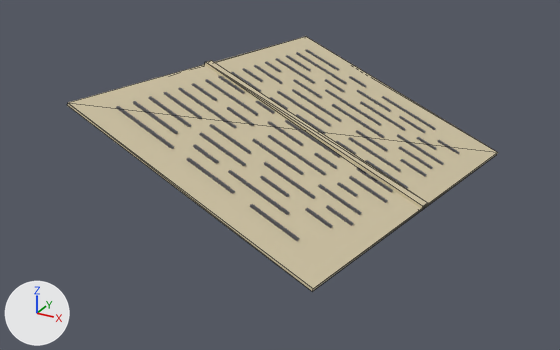
A saved change to the glTF model LIMINAL V13/data/models/lore_slip.glb.
One viewpoint serves both versions: a camera (50 mm lens) standing at (0.129, -0.258, 0.108) and looking at (-0.006, -0.013, -0.014). Arrows for +X, +Y and +Z are at lower left; the lights stay in place. The picture after the commit comes second. Mesh edges are drawn as thin lines on the coarser meshes. Vertices at exactly the same position are counted once.

The scene before the commit, as lines of its bpy script (objects in view):
```python
me_teil0 = bpy.data.meshes.new('teil0')
me_teil0.from_pydata(...)  # 16 vertices, 24 faces; spans x -0.06..0.06, y -0.081..0.081, z -0.022..0.023
me_teil0.materials.append(mat_look_paint_r_1_25__wissen_papier)  # beige #d6c9a8
me_teil1 = bpy.data.meshes.new('teil1')
me_teil1.from_pydata(...)  # 472 vertices, 708 faces; spans x -0.0487..0.0486, y -0.0657..0.0664, z -0.0168..0.0196
me_teil1.materials.append(mat_look_paint_r_0_7__wissen_bleistift)  # dark grey #4c4c52
ob_teil0 = bpy.data.objects.new('teil0', me_teil0)
ob_teil0.location = (0.0, 0.0, 0.0)
ob_teil1 = bpy.data.objects.new('teil1', me_teil1)
ob_teil1.location = (0.0, 0.0, 0.0)
```
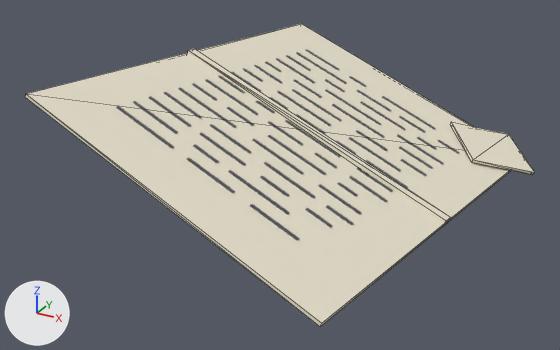
The change, as a list of edits to the scene's bpy script:
```text
Add mat_look_paint_r_1_2__wissen_karton:
    mat_look_paint_r_1_2__wissen_karton = principled_material('look=paint r=1.2 #wissen_karton')
    mat_look_paint_r_1_2__wissen_karton.base_color = (0.848, 0.787, 0.638)  # pale yellow #ede5d1
    mat_look_paint_r_1_2__wissen_karton.roughness = 0.54
Change me_teil0:
    used by ob_teil0; location = (0.0, 0.0, 0.0)
    remove me_teil0.from_pydata(...)  # 16 vertices, 24 faces; spans x -0.06..0.06, y -0.081..0.081, z -0.022..0.023
    remove me_teil0.materials.append(mat_look_paint_r_1_25__wissen_papier)  # beige #d6c9a8
    add me_teil0.from_pydata(...)  # 24 vertices, 36 faces; spans x -0.07..0.078, y -0.092..0.092, z -0.026..0.027
    me_teil0 part 1: the loose piece of 8 vertices spanning x -0.06..0.06, y -0.081..0.081, z -0.022..0.023 is scaled about its middle by (1.18, 1.13, 1.18), in mat_look_paint_r_1_2__wissen_karton (pale yellow #ede5d1)
    me_teil0 part 2: the loose piece of 8 vertices spanning x -0.052..0.052, y -0.009..0.009, z -0.019..0.021 is scaled about its middle by (1.18, 1.17, 1.18), in mat_look_paint_r_1_2__wissen_karton (pale yellow #ede5d1)
    me_teil0 part 3
    8 vertices are added at x 0.038..0.078, y 0.044..0.086, z -0.026..-0.01
    12 new faces join them
    add me_teil0.materials.append(mat_look_paint_r_1_2__wissen_karton)  # pale yellow #ede5d1
```

Where the change shows, as pixel boxes [x1, y1, x2, y2] in the pictures (560 x 350 px; the box of a moved part takes in the faces that stretch with it):
'teil0', reshaped (18% wider, 19% taller): before [67, 36, 498, 291]; after [25, 24, 534, 327]
part 1 of me_teil0, moved or reshaped: before [67, 36, 498, 291]; after [25, 24, 512, 327]
part 2 of me_teil0, moved or reshaped: before [205, 60, 427, 210]; after [188, 49, 451, 225]
part 3 of me_teil0, added (pale yellow): after [450, 122, 534, 175]
